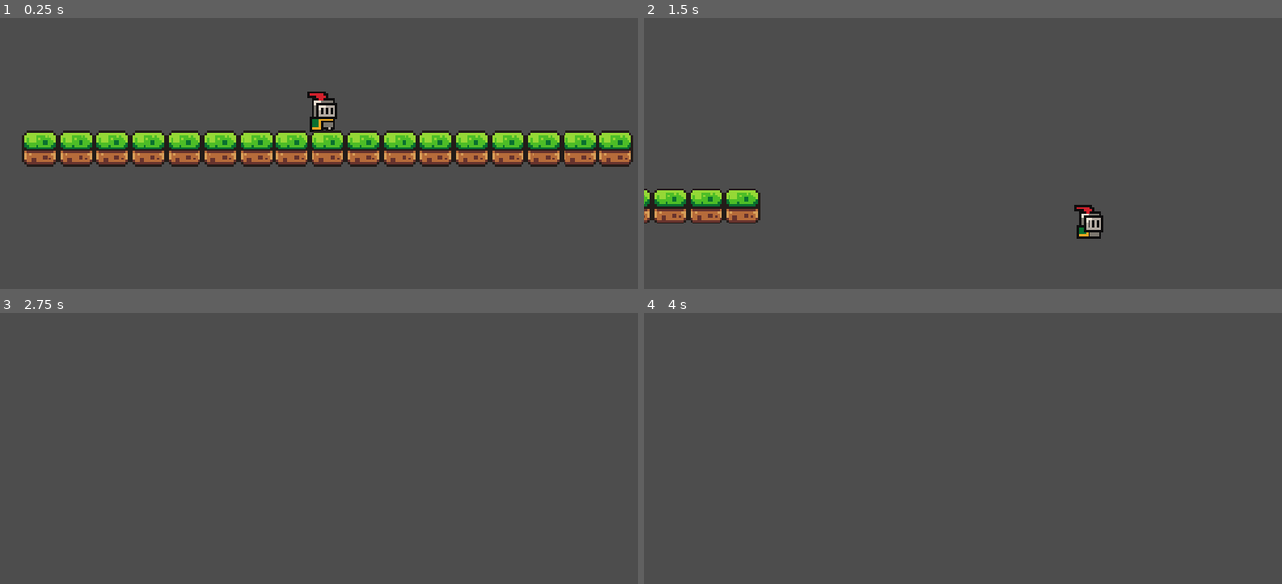
Above: before the commit, frames 1-4 (two rows, left to right).
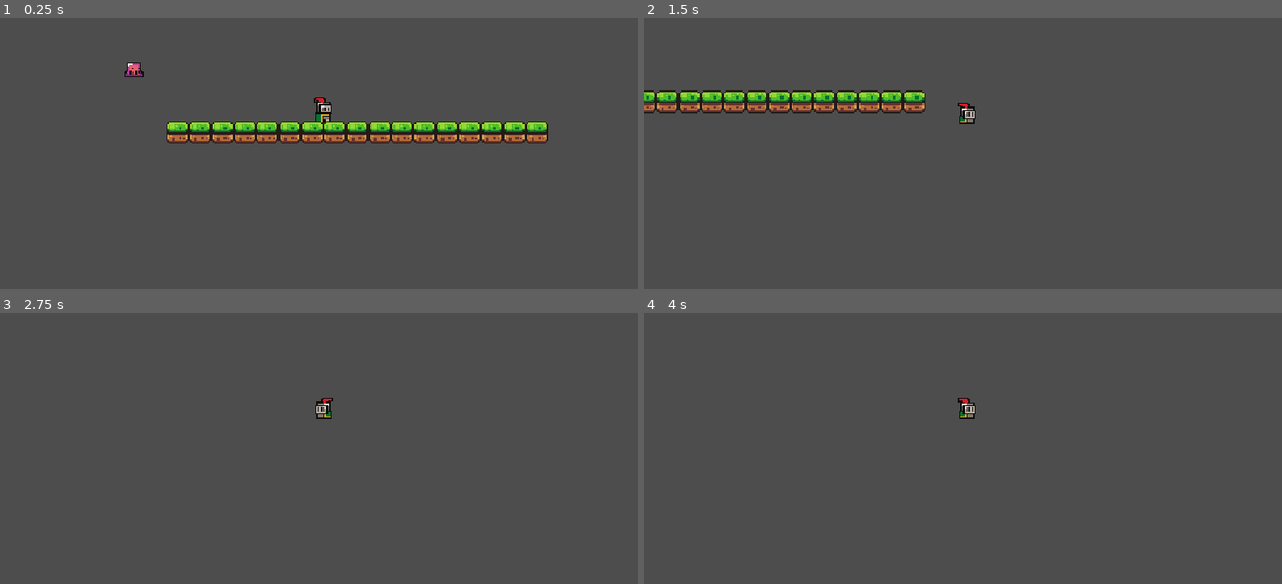
Above: after the commit, the same moments.

Repository: GitPuller67/Game-Jam
Game: Godot game, scene res://scenes/game.tscn
Same seed, same stepped clock (60 frames per second), same inputs: the game is played once before the commit and once after it.
Inputs:
- Up to frame 1 (0.25 s): no input
- Up to frame 2 (1.5 s): hold Right (move_right) from 0.53 s (still down); tap Space (jump) at 0.6, 0.77, 1.07, 1.35 s
- Up to frame 3 (2.75 s): tap Space (jump) at 1.52, 1.82, 2.1 s; release Right (move_right) at 2.03 s; hold Left (move_left) from 2.03 s (still down)
- Up to frame 4 (4 s): release Left (move_left) at 2.78 s; hold Right (move_right) from 2.78 s (still down); tap Space (jump) at 2.85, 3.02, 3.32, 3.6, 3.77 s; tap Enter at 3.5 s

The runs differ from the first frame. In frame 1, 14% of the frame differs, in the area x 3-100%, y 16-55%; in frame 2, 6.5%; in frame 3, 0.2%; in frame 4, 0.2%.

Commit message:
Added enemy and merged player logic into the father

Diff:
--- a/game-jam/characters/baby/baby.tscn
+++ b/game-jam/characters/baby/baby.tscn
@@ -1,10 +1,13 @@
 [gd_scene format=3 uid="uid://dcl5iwlcdw0j8"]
 
 [ext_resource type="Script" uid="uid://beorvob7p4x6n" path="res://characters/baby/baby.gd" id="1_6cj4a"]
+
+[sub_resource type="SpriteFrames" id="SpriteFrames_483ub"]
 
 [node name="Baby" type="CharacterBody2D" unique_id=691239316]
 script = ExtResource("1_6cj4a")
 
 [node name="AnimatedSprite2D" type="AnimatedSprite2D" parent="." unique_id=967520711]
+sprite_frames = SubResource("SpriteFrames_483ub")
 
 [node name="AbilityTimer" type="Timer" parent="." unique_id=1216950642]
--- /dev/null
+++ b/game-jam/characters/enemy/enemy.gd
@@ -0,0 +1,19 @@
+class_name Enemy
+extends CharacterBody2D
+
+
+# --- Regular variables ---
+var target: Father = null              # null = Father not in range, set = Father in range
+
+
+# --- Signal callbacks ---
+func _on_detection_area_body_entered(body: Node2D) -> void:
+	if body is Father:
+		target = body
+		print("Enemy: Father entered detection range")
+
+
+func _on_detection_area_body_exited(body: Node2D) -> void:
+	if body == target:
+		target = null
+		print("Enemy: Father left detection range")
--- /dev/null
+++ b/game-jam/characters/enemy/enemy.tscn
@@ -0,0 +1,68 @@
+[gd_scene format=3 uid="uid://b1xbnoij6viwk"]
+
+[ext_resource type="Script" uid="uid://cqcsm1mrpph3h" path="res://characters/enemy/enemy.gd" id="1_enemy"]
+[ext_resource type="Texture2D" uid="uid://dv1aqcjtfqdch" path="res://assets/sprites/slime_purple.png" id="2_slime"]
+
+[sub_resource type="AtlasTexture" id="AtlasTexture_idle0"]
+atlas = ExtResource("2_slime")
+region = Rect2(0, 0, 24, 24)
+
+[sub_resource type="AtlasTexture" id="AtlasTexture_idle1"]
+atlas = ExtResource("2_slime")
+region = Rect2(24, 0, 24, 24)
+
+[sub_resource type="AtlasTexture" id="AtlasTexture_idle2"]
+atlas = ExtResource("2_slime")
+region = Rect2(48, 0, 24, 24)
+
+[sub_resource type="AtlasTexture" id="AtlasTexture_idle3"]
+atlas = ExtResource("2_slime")
+region = Rect2(72, 0, 24, 24)
+
+[sub_resource type="SpriteFrames" id="SpriteFrames_enemy"]
+animations = [{
+"frames": [{
+"duration": 1.0,
+"texture": SubResource("AtlasTexture_idle0")
+}, {
+"duration": 1.0,
+"texture": SubResource("AtlasTexture_idle1")
+}, {
+"duration": 1.0,
+"texture": SubResource("AtlasTexture_idle2")
+}, {
+"duration": 1.0,
+"texture": SubResource("AtlasTexture_idle3")
+}],
+"loop": true,
+"name": &"idle",
+"speed": 8.0
+}]
+
+[sub_resource type="RectangleShape2D" id="RectangleShape2D_body"]
+size = Vector2(14, 12)
+
+[sub_resource type="CircleShape2D" id="CircleShape2D_detect"]
+radius = 120.0
+
+[node name="Enemy" type="CharacterBody2D" unique_id=1550252557]
+script = ExtResource("1_enemy")
+
+[node name="AnimatedSprite2D" type="AnimatedSprite2D" parent="." unique_id=1557232279]
+position = Vector2(0, -12)
+sprite_frames = SubResource("SpriteFrames_enemy")
+animation = &"idle"
+autoplay = "idle"
+
+[node name="CollisionShape2D" type="CollisionShape2D" parent="."]
+position = Vector2(0, -6)
+shape = SubResource("RectangleShape2D_body")
+
+[node name="DetectionArea" type="Area2D" parent="."]
+
+[node name="CollisionShape2D" type="CollisionShape2D" parent="DetectionArea"]
+position = Vector2(0, -6)
+shape = SubResource("CircleShape2D_detect")
+
+[connection signal="body_entered" from="DetectionArea" to="." method="_on_detection_area_body_entered"]
+[connection signal="body_exited" from="DetectionArea" to="." method="_on_detection_area_body_exited"]
--- a/game-jam/characters/father/father.gd
+++ b/game-jam/characters/father/father.gd
@@ -58,103 +58,37 @@
 
 
 # --- Built-in functions ---
-func _ready() -> void:
-	pass
+func _physics_process(delta: float) -> void:
+	# Add the gravity.
+	if not is_on_floor():
+		velocity += get_gravity() * delta
 
+	# Handle jump.
+	if Input.is_action_just_pressed("jump") and is_on_floor():
+		velocity.y = jump_velocity
 
-func _physics_process(delta: float) -> void:
-	pass
+	# Get the input direction: -1, 0, 1
+	var direction := Input.get_axis("move_left", "move_right")
 
+	# Flip the sprite
+	if direction > 0:
+		animated_sprite.flip_h = false
+	elif direction < 0:
+		animated_sprite.flip_h = true
 
-func _unhandled_input(event: InputEvent) -> void:
-	pass
+	# Play animations
+	if is_on_floor():
+		if direction == 0:
+			animated_sprite.play("default")
+		else:
+			animated_sprite.play("run")
+	else:
+		animated_sprite.play("jump")
 
+	# Apply movement
+	if direction:
+		velocity.x = direction * speed
+	else:
+		velocity.x = move_toward(velocity.x, 0, speed)
 
-# --- Movement ---
-func get_input_direction() -> float:
-	return 0.0
-
-
-func apply_gravity(delta: float) -> void:
-	pass
-
-
-func handle_movement(direction: float, delta: float) -> void:
-	pass
-
-
-func jump() -> void:
-	pass
-
-
-func flip_visuals(direction: float) -> void:
-	pass
-
-
-# --- Sliding ---
-func start_slide() -> void:
-	pass
-
-
-func handle_slide(delta: float) -> void:
-	pass
-
-
-func end_slide() -> void:
-	pass
-
-
-func can_start_slide() -> bool:
-	return false
-
-
-func can_stand_up() -> bool:
-	return false
-
-
-func set_sliding_collision(is_sliding: bool) -> void:
-	pass
-
-
-# --- State and animation ---
-func set_state(new_state: State) -> void:
-	pass
-
-
-func update_state() -> void:
-	pass
-
-
-func update_animation() -> void:
-	pass
-
-
-# --- Health ---
-func take_damage(amount: int) -> void:
-	pass
-
-
-func heal(amount: int) -> void:
-	pass
-
-
-func die() -> void:
-	pass
-
-
-func respawn(spawn_position: Vector2) -> void:
-	pass
-
-
-# --- Baby communication ---
-func _on_baby_ability_used(ability_name: String) -> void:
-	pass
-
-
-# --- Timer callbacks ---
-func _on_slide_timer_timeout() -> void:
-	pass
-
-
-func _on_slide_cooldown_timer_timeout() -> void:
-	pass
+	move_and_slide()
--- a/game-jam/characters/father/father.tscn
+++ b/game-jam/characters/father/father.tscn
@@ -2,24 +2,200 @@
 
 [ext_resource type="Script" uid="uid://cqn55darjdvrk" path="res://characters/father/father.gd" id="1_8d7jq"]
 [ext_resource type="PackedScene" uid="uid://dcl5iwlcdw0j8" path="res://characters/baby/baby.tscn" id="2_paef7"]
+[ext_resource type="Texture2D" uid="uid://cqycq626gqeak" path="res://assets/sprites/knight.png" id="3_paef7"]
+
+[sub_resource type="CircleShape2D" id="CircleShape2D_oxk3a"]
+radius = 6.0827627
+
+[sub_resource type="CircleShape2D" id="CircleShape2D_dloie"]
+radius = 4.1231055
+
+[sub_resource type="CircleShape2D" id="CircleShape2D_xqh7c"]
+
+[sub_resource type="AtlasTexture" id="AtlasTexture_g2els"]
+atlas = ExtResource("3_paef7")
+region = Rect2(0, 0, 32, 32)
+
+[sub_resource type="AtlasTexture" id="AtlasTexture_qhqgy"]
+atlas = ExtResource("3_paef7")
+region = Rect2(32, 0, 32, 32)
+
+[sub_resource type="AtlasTexture" id="AtlasTexture_dqkch"]
+atlas = ExtResource("3_paef7")
+region = Rect2(64, 0, 32, 32)
+
+[sub_resource type="AtlasTexture" id="AtlasTexture_qlg0r"]
+atlas = ExtResource("3_paef7")
+region = Rect2(96, 0, 32, 32)
+
+[sub_resource type="AtlasTexture" id="AtlasTexture_tuyoq"]
+atlas = ExtResource("3_paef7")
+region = Rect2(64, 160, 32, 32)
+
+[sub_resource type="AtlasTexture" id="AtlasTexture_fjrip"]
+atlas = ExtResource("3_paef7")
+region = Rect2(0, 64, 32, 32)
+
+[sub_resource type="AtlasTexture" id="AtlasTexture_smehm"]
+atlas = ExtResource("3_paef7")
+region = Rect2(32, 64, 32, 32)
+
+[sub_resource type="AtlasTexture" id="AtlasTexture_ur7pv"]
+atlas = ExtResource("3_paef7")
+region = Rect2(64, 64, 32, 32)
+
+[sub_resource type="AtlasTexture" id="AtlasTexture_y4r1p"]
+atlas = ExtResource("3_paef7")
+region = Rect2(96, 64, 32, 32)
+
+[sub_resource type="AtlasTexture" id="AtlasTexture_d2wvv"]
+atlas = ExtResource("3_paef7")
+region = Rect2(128, 64, 32, 32)
+
+[sub_resource type="AtlasTexture" id="AtlasTexture_3v2ag"]
+atlas = ExtResource("3_paef7")
+region = Rect2(160, 64, 32, 32)
+
+[sub_resource type="AtlasTexture" id="AtlasTexture_jej6c"]
+atlas = ExtResource("3_paef7")
+region = Rect2(192, 64, 32, 32)
+
+[sub_resource type="AtlasTexture" id="AtlasTexture_f1ej7"]
+atlas = ExtResource("3_paef7")
+region = Rect2(224, 64, 32, 32)
+
+[sub_resource type="AtlasTexture" id="AtlasTexture_oprun"]
+atlas = ExtResource("3_paef7")
+region = Rect2(0, 96, 32, 32)
+
+[sub_resource type="AtlasTexture" id="AtlasTexture_a8ls1"]
+atlas = ExtResource("3_paef7")
+region = Rect2(32, 96, 32, 32)
+
+[sub_resource type="AtlasTexture" id="AtlasTexture_qfm1y"]
+atlas = ExtResource("3_paef7")
+region = Rect2(64, 96, 32, 32)
+
+[sub_resource type="AtlasTexture" id="AtlasTexture_fulsm"]
+atlas = ExtResource("3_paef7")
+region = Rect2(96, 96, 32, 32)
+
+[sub_resource type="AtlasTexture" id="AtlasTexture_4r5pv"]
+atlas = ExtResource("3_paef7")
+region = Rect2(128, 96, 32, 32)
+
+[sub_resource type="AtlasTexture" id="AtlasTexture_60mlk"]
+atlas = ExtResource("3_paef7")
+region = Rect2(160, 96, 32, 32)
+
+[sub_resource type="AtlasTexture" id="AtlasTexture_i4ail"]
+atlas = ExtResource("3_paef7")
+region = Rect2(192, 96, 32, 32)
+
+[sub_resource type="AtlasTexture" id="AtlasTexture_a38lo"]
+atlas = ExtResource("3_paef7")
+region = Rect2(224, 96, 32, 32)
+
+[sub_resource type="SpriteFrames" id="SpriteFrames_at4b5"]
+animations = [{
+"frames": [{
+"duration": 1.0,
+"texture": SubResource("AtlasTexture_g2els")
+}, {
+"duration": 1.0,
+"texture": SubResource("AtlasTexture_qhqgy")
+}, {
+"duration": 1.0,
+"texture": SubResource("AtlasTexture_dqkch")
+}, {
+"duration": 1.0,
+"texture": SubResource("AtlasTexture_qlg0r")
+}],
+"loop": 1,
+"name": &"default",
+"speed": 10.0
+}, {
+"frames": [{
+"duration": 1.0,
+"texture": SubResource("AtlasTexture_tuyoq")
+}],
+"loop": 1,
+"name": &"jump",
+"speed": 10.0
+}, {
+"frames": [{
+"duration": 1.0,
+"texture": SubResource("AtlasTexture_fjrip")
+}, {
+"duration": 1.0,
+"texture": SubResource("AtlasTexture_smehm")
+}, {
+"duration": 1.0,
+"texture": SubResource("AtlasTexture_ur7pv")
+}, {
+"duration": 1.0,
+"texture": SubResource("AtlasTexture_y4r1p")
+}, {
+"duration": 1.0,
+"texture": SubResource("AtlasTexture_d2wvv")
+}, {
+"duration": 1.0,
+"texture": SubResource("AtlasTexture_3v2ag")
+}, {
+"duration": 1.0,
+"texture": SubResource("AtlasTexture_jej6c")
+}, {
+"duration": 1.0,
+"texture": SubResource("AtlasTexture_f1ej7")
+}, {
+"duration": 1.0,
+"texture": SubResource("AtlasTexture_oprun")
+}, {
+"duration": 1.0,
+"texture": SubResource("AtlasTexture_a8ls1")
+}, {
+"duration": 1.0,
+"texture": SubResource("AtlasTexture_qfm1y")
+}, {
+"duration": 1.0,
+"texture": SubResource("AtlasTexture_fulsm")
+}, {
+"duration": 1.0,
+"texture": SubResource("AtlasTexture_4r5pv")
+}, {
+"duration": 1.0,
+"texture": SubResource("AtlasTexture_60mlk")
+}, {
+"duration": 1.0,
+"texture": SubResource("AtlasTexture_i4ail")
+}, {
+"duration": 1.0,
+"texture": SubResource("AtlasTexture_a38lo")
+}],
+"loop": 1,
+"name": &"run",
+"speed": 10.0
+}]
 
 [node name="Father" type="CharacterBody2D" unique_id=2008592885]
 script = ExtResource("1_8d7jq")
-speed = null
-acceleration = null
-friction = null
-jump_velocity = null
-max_jumps = null
-max_health = null
 
 [node name="StandingCollision" type="CollisionShape2D" parent="." unique_id=208454882]
+z_index = 1
+position = Vector2(0, 4)
+shape = SubResource("CircleShape2D_oxk3a")
 
 [node name="SlidingCollision" type="CollisionShape2D" parent="." unique_id=1187105423]
+z_index = 2
+position = Vector2(0, 6)
+shape = SubResource("CircleShape2D_dloie")
 disabled = true
 
-[node name="ShapeCast2D" type="ShapeCast2D" parent="." unique_id=1433619924]
+[node name="CeilingCheck" type="ShapeCast2D" parent="." unique_id=1433619924]
+shape = SubResource("CircleShape2D_xqh7c")
 
 [node name="Camera2D" type="Camera2D" parent="." unique_id=666564980]
+zoom = Vector2(2.5, 2.5)
 
 [node name="SlideTimer" type="Timer" parent="." unique_id=1906812122]
 
@@ -28,5 +204,7 @@
 [node name="Visuals" type="Node2D" parent="." unique_id=352545580]
 
 [node name="AnimatedSprite2D" type="AnimatedSprite2D" parent="Visuals" unique_id=1542112518]
+sprite_frames = SubResource("SpriteFrames_at4b5")
+autoplay = "default"
 
 [node name="Baby" parent="Visuals" unique_id=1142126627 instance=ExtResource("2_paef7")]
--- a/game-jam/scenes/game.tscn
+++ b/game-jam/scenes/game.tscn
@@ -1,6 +1,7 @@
 [gd_scene format=3 uid="uid://dsv1yaispraxf"]
 
-[ext_resource type="PackedScene" uid="uid://1jo7eyjmptkf" path="res://scenes/player.tscn" id="1_uwrxv"]
+[ext_resource type="PackedScene" uid="uid://bqpa1nhnp2d6k" path="res://characters/father/father.tscn" id="1_lbhrr"]
+[ext_resource type="PackedScene" uid="uid://b1xbnoij6viwk" path="res://characters/enemy/enemy.tscn" id="1_lnu2h"]
 [ext_resource type="Texture2D" uid="uid://biefwwwebkkue" path="res://assets/sprites/world_tileset.png" id="2_yqjtg"]
 
 [sub_resource type="TileSetAtlasSource" id="TileSetAtlasSource_lnu2h"]
@@ -174,13 +175,16 @@
 
 [node name="Game" type="Node2D" unique_id=954410085]
 
-[node name="CharacterBody2D" parent="." unique_id=756164069 instance=ExtResource("1_uwrxv")]
-position = Vector2(22, 25)
+[node name="Father" parent="." unique_id=2008592885 instance=ExtResource("1_lbhrr")]
+speed = 200.0
+acceleration = 1200.0
+friction = 1000.0
+jump_velocity = -400.0
+max_jumps = 1
+max_health = 3
 
-[node name="Camera2D" type="Camera2D" parent="CharacterBody2D" unique_id=1853984754]
-position = Vector2(0, -8)
-zoom = Vector2(4, 4)
-position_smoothing_enabled = true
+[node name="Enemy" parent="." unique_id=1550252557 instance=ExtResource("1_lnu2h")]
+position = Vector2(-135, 1)
 
 [node name="TileMap" type="TileMap" parent="." unique_id=1532398510]
 tile_set = SubResource("TileSet_0e51w")
Not shown, added: game-jam/characters/enemy/enemy.gd.uid
